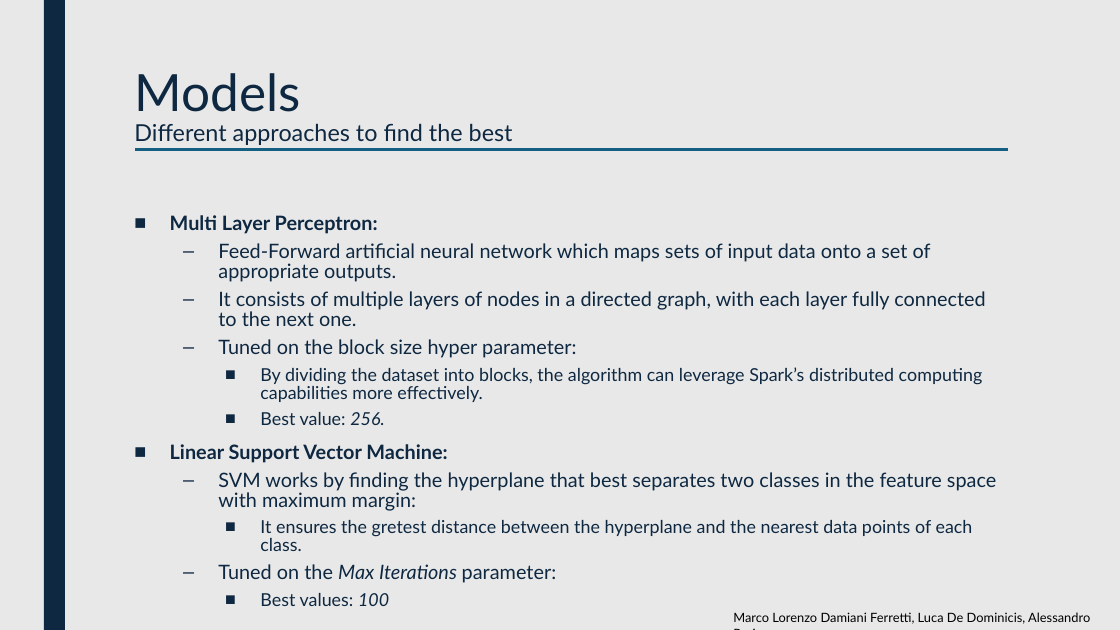
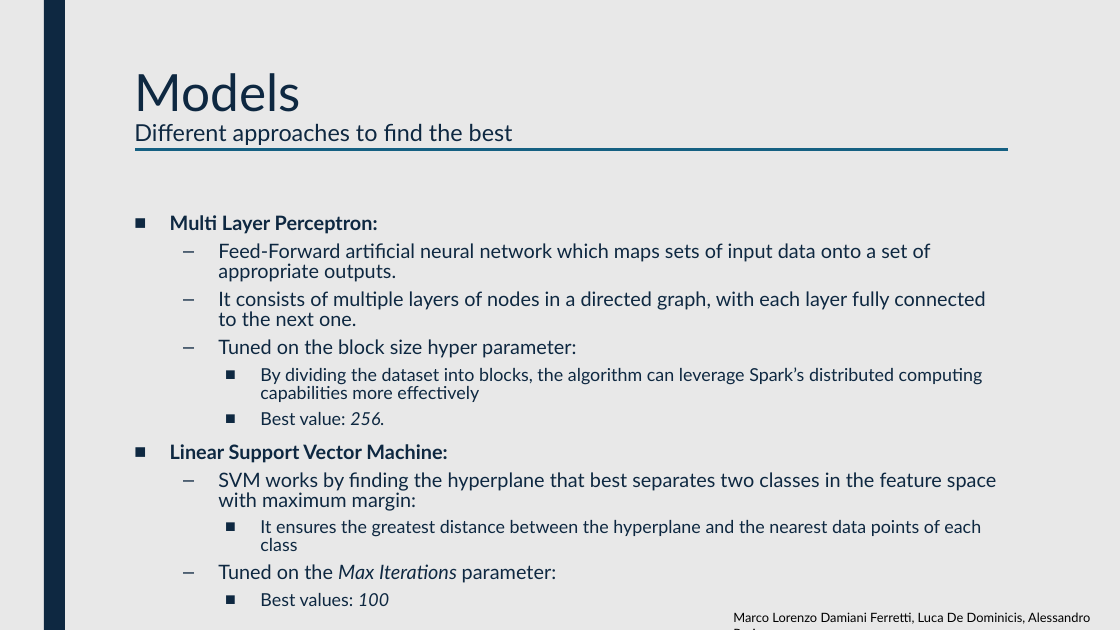
Before and after one commit to luca-de-dominicis/Big_Data_Analytics, a slide deck: slide 12 of BDA-Presentation.pptx. Drawn at 1120x630 pixels with LibreOffice and Linux fonts; fonts in the diff are those of the drawing. Boxes give left, top, right and bottom in pixels: in the first picture for what was removed or moved away, otherwise in the second. Text is boxed around its words. In the diff, an @@ line names an element or a change of style, - is before the commit and + after.

```diff
--- a/BDA-Presentation.pptx
+++ b/BDA-Presentation.pptx
@@ text at box(260, 367, 983, 402): text changed @@
-    ■ By dividing the dataset into blocks, the algorithm can leverage Spark’s distributed computing capabilities more effectively.
+    ■ By dividing the dataset into blocks, the algorithm can leverage Spark’s distributed computing capabilities more effectively
@@ text at box(260, 520, 981, 551): text changed @@
-    ■ It ensures the gretest distance between the hyperplane and the nearest data points of each class.
+    ■ It ensures the greatest distance between the hyperplane and the nearest data points of each class
```
Also in this commit, not shown: 10 other slides changed.
